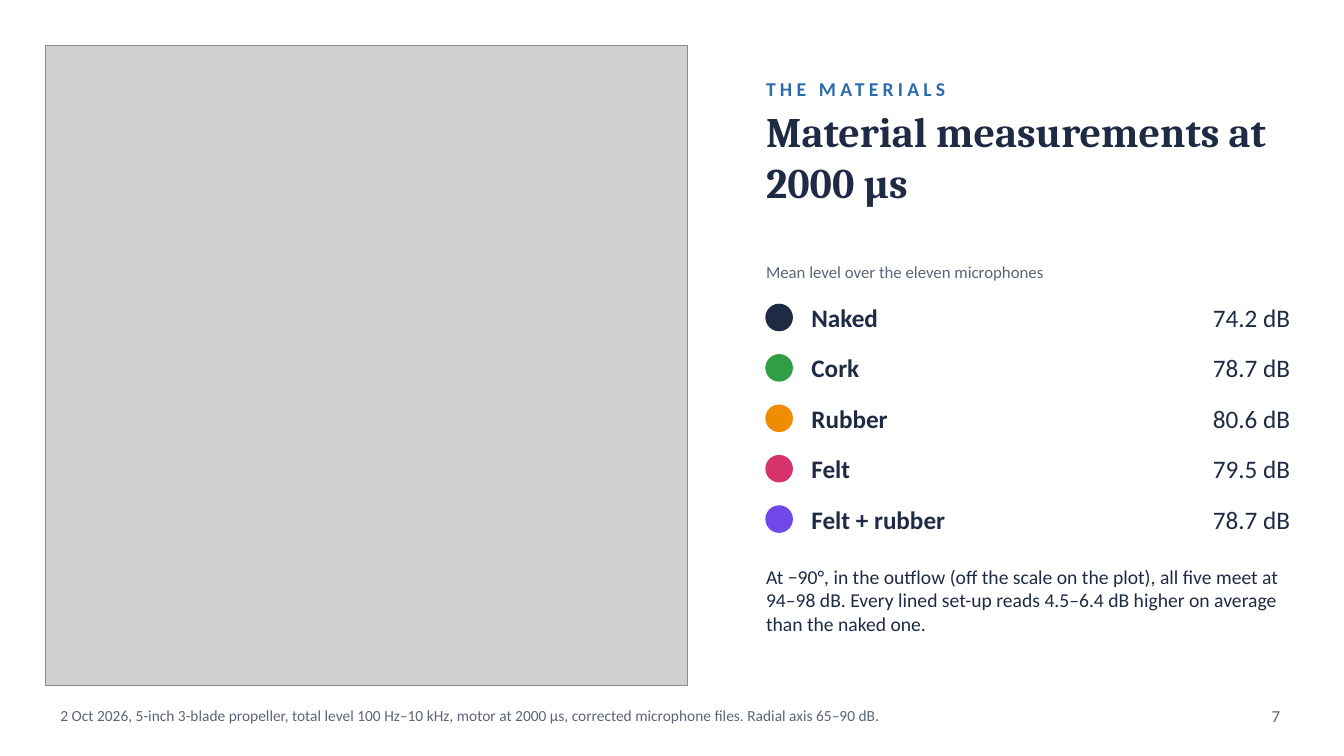
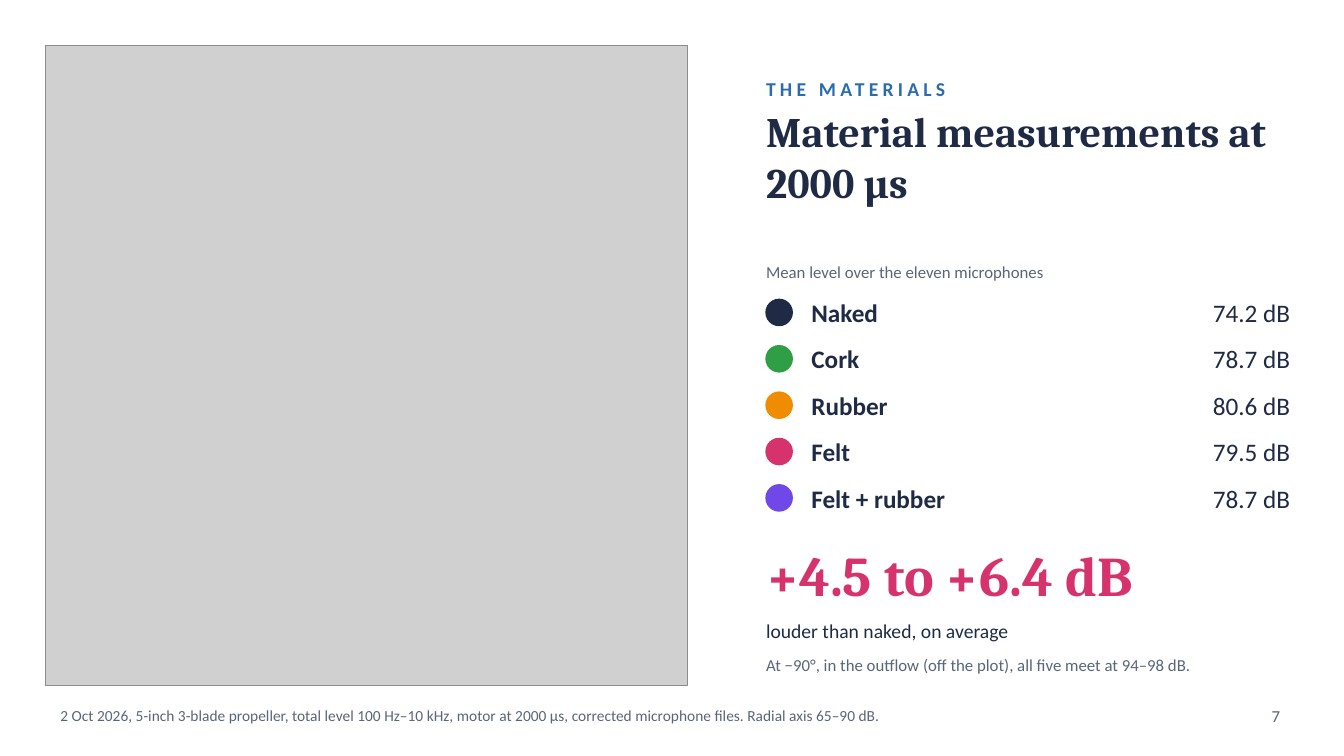
Before and after one commit to asdfgh0318/SoundVisualizer, a slide deck: slide 7 of docs/analysis/chamber-final-2026-10-01/slides/chamber-slides.pptx. Drawn at 1344x756 pixels with LibreOffice and Linux fonts; fonts in the diff are those of the drawing; grey boxes stand for pictures. Boxes give left, top, right and bottom in pixels: in the first picture for what was removed or moved away, otherwise in the second. Text is boxed around its words. In the diff, an @@ line names an element or a change of style, - is before the commit and + after.

```diff
--- a/docs/analysis/chamber-final-2026-10-01/slides/chamber-slides.pptx
+++ b/docs/analysis/chamber-final-2026-10-01/slides/chamber-slides.pptx
@@ 2 texts, 1 ellipse: place and size @@
-2 texts, 1 ellipse at (766,304,1290,331)
+2 texts, 1 ellipse at (766,299,1290,326)
@@ 2 texts, 1 ellipse: place and size @@
-2 texts, 1 ellipse at (766,355,1290,381)
+2 texts, 1 ellipse at (766,346,1290,372)
@@ 4 texts, 2 ellipses: place and size @@
-4 texts, 2 ellipses at (766,405,1290,482)
+4 texts, 2 ellipses at (766,392,1290,465)
@@ 2 texts, 1 ellipse: place and size @@
-2 texts, 1 ellipse at (766,506,1290,532)
+2 texts, 1 ellipse at (766,485,1290,511)
@@ text added at (766,557,1132,597), 40 pt, text #D6336C, bold @@
++4.5 to +6.4 dB
@@ text added at (766,624,1008,642), 14 pt, text #1F2A44 @@
+louder than naked, on average
@@ text at (766,659,1190,674): text changed; size 14 to 12 pt; text colour #1F2A44 to #5B6578 @@
-At −90°, in the outflow (off the scale on the plot), all five meet at 94–98 dB. Every lined set-up reads 4.5–6.4 dB higher on average than the naked one.
+At −90°, in the outflow (off the plot), all five meet at 94–98 dB.
@@ text "At −90°, in the outflow ..." at (766,659,1190,674): vertical alignment top to middle @@
```
Also in this commit, not shown: 1 other file.
